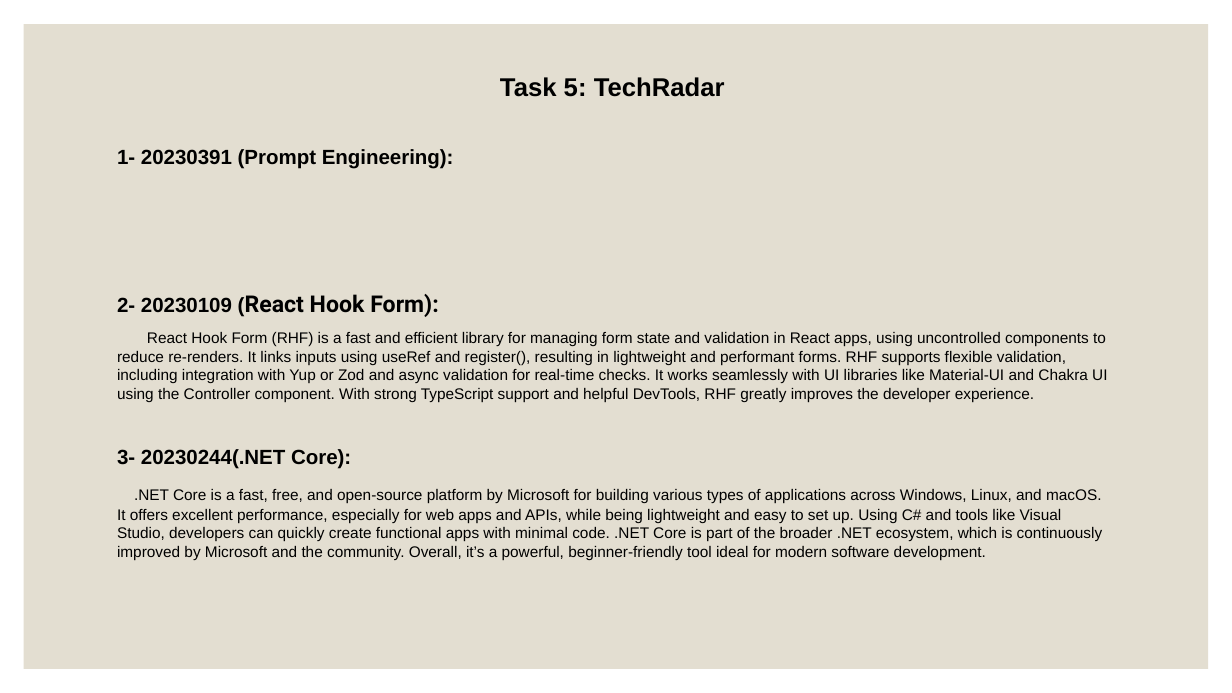
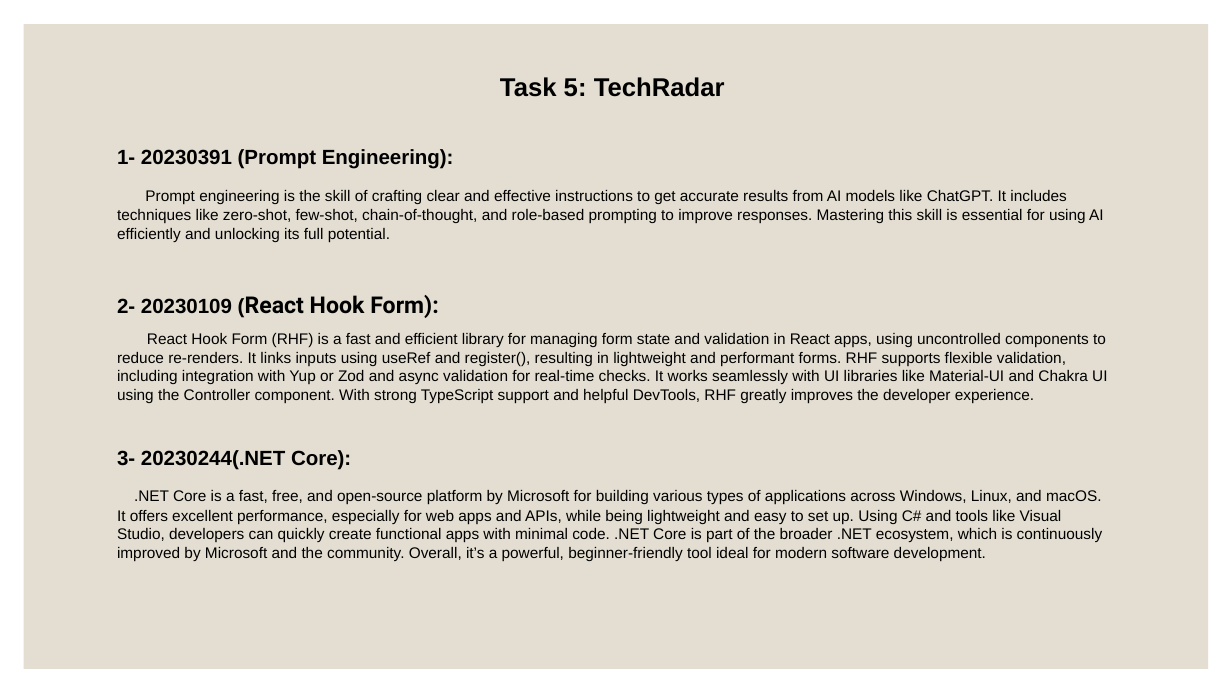
Before and after one commit to Johnayman1/Investment-App, a slide deck: slide 11 of CS251-2025-S17-S18 , S23-S24-Abd El Rahman-20230391-20230109-20230244-Investment-Presentation.pptx. Drawn at 1232x693 pixels with LibreOffice and Linux fonts; fonts in the diff are those of the drawing. Boxes give left, top, right and bottom in pixels: in the first picture for what was removed or moved away, otherwise in the second. Text is boxed around its words. In the diff, an @@ line names an element or a change of style, - is before the commit and + after.

```diff
--- a/CS251-2025-S17-S18 , S23-S24-Abd El Rahman-20230391-20230109-20230244-Investment-Presentation.pptx
+++ b/CS251-2025-S17-S18 , S23-S24-Abd El Rahman-20230391-20230109-20230244-Investment-Presentation.pptx
@@ text at (117,190,1104,242): paragraph added @@
+Prompt engineering is the skill of crafting clear and effective instructions to get accurate results from AI models like ChatGPT. It includes techniques like zero-shot, few-shot, chain-of-thought, and role-based prompting to improve responses. Mastering this skill is essential for using AI efficiently and unlocking its full potential.
```
